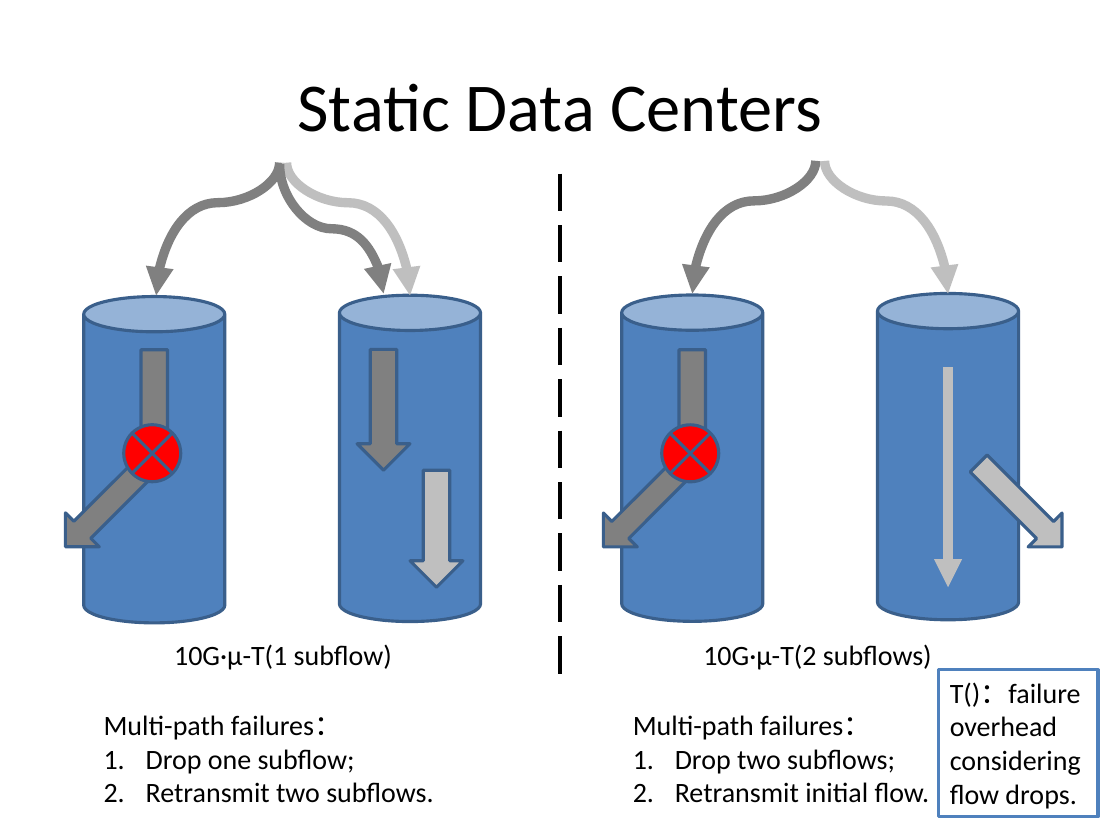
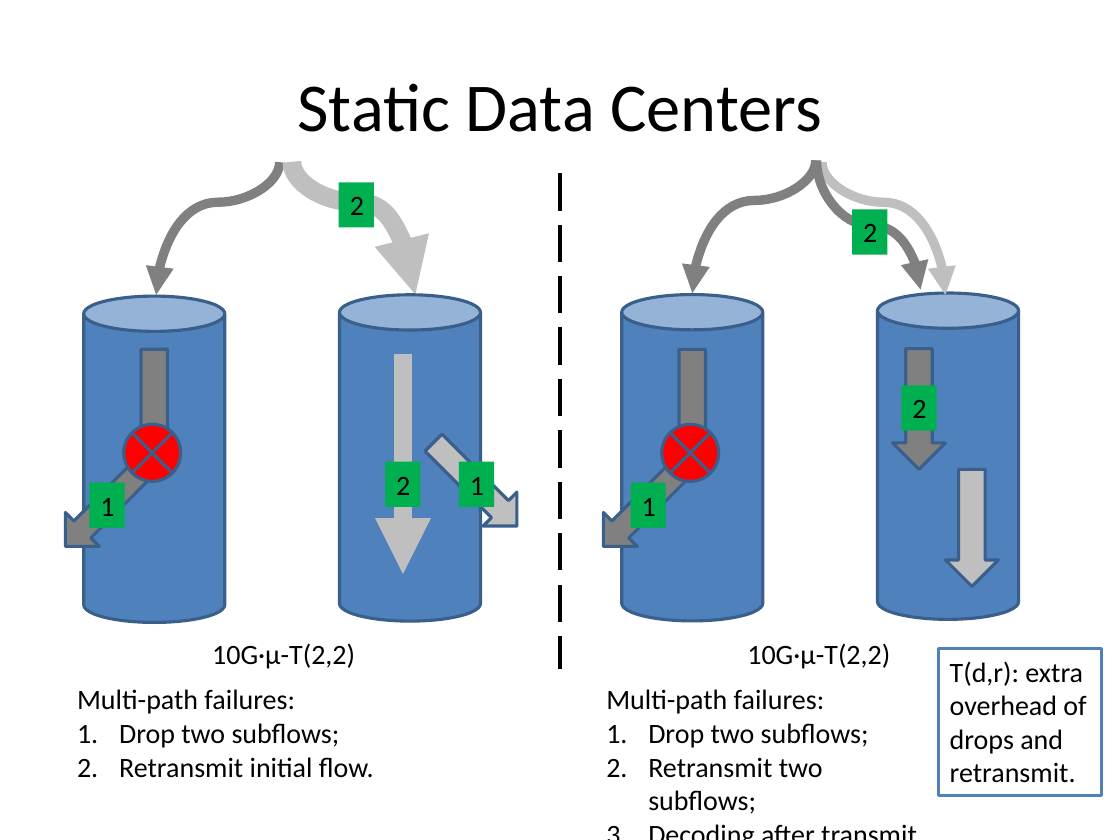
Before and after one commit to yongsen/data_center, a slide deck: slide 3 of Failures Handling for Multi-path TCP in Data Centers.pptx. Drawn at 1120x840 pixels with LibreOffice and Linux fonts; fonts in the diff are those of the drawing. Boxes give left, top, right and bottom in pixels: in the first picture for what was removed or moved away, otherwise in the second. Text is boxed around its words. In the diff, an @@ line names an element or a change of style, - is before the commit and + after.

Commit message:
failures handling for flexible data centers

```diff
--- a/Failures Handling for Multi-path TCP in Data Centers.pptx
+++ b/Failures Handling for Multi-path TCP in Data Centers.pptx
@@ curved arrow moved from (824, 161) - (948, 293) to (292, 161) - (416, 295) @@
@@ curved arrow (292, 161) - (416, 295): stroke #BFBFBF 6 pt to #BFBFBF 12 pt @@
@@ line moved from (560, 174) - (560, 675) to (560, 174) - (560, 670) @@
@@ curved arrow moved from (280, 165) - (384, 293) to (816, 160) - (921, 290) @@
@@ 2 down arrows, 1 curved arrow moved together from (x1=287, y1=162, x2=463, y2=587) to (x1=822, y1=162, x2=998, y2=586) @@
@@ rectangle added at (x1=338, y1=183, x2=373, y2=227), fill #00B050, 18 pt, text #000000 @@
+2
@@ rectangle added at (x1=852, y1=209, x2=887, y2=254), fill #00B050, 18 pt, text #000000 @@
+2
@@ arrow moved from (948, 367) - (948, 587) to (403, 354) - (403, 575) @@
@@ arrow (403, 354) - (403, 575): stroke #BFBFBF 6 pt to #BFBFBF 12 pt @@
@@ rectangle added at (x1=902, y1=385, x2=936, y2=430), fill #00B050, 18 pt, text #000000 @@
+2
@@ down arrow moved from (x1=962, y1=446, x2=1079, y2=563) to (x1=417, y1=426, x2=534, y2=543) @@
@@ rectangle added at (x1=385, y1=461, x2=420, y2=506), fill #00B050, 18 pt, text #000000 @@
+2
@@ rectangle added at (x1=459, y1=461, x2=494, y2=506), fill #00B050, 18 pt, text #000000 @@
+1
@@ rectangle added at (x1=90, y1=483, x2=124, y2=528), fill #00B050, 18 pt, text #000000 @@
+1
@@ rectangle added at (x1=631, y1=483, x2=665, y2=528), fill #00B050, 18 pt, text #000000 @@
+1
@@ text at (x1=212, y1=643, x2=355, y2=669): text changed @@
-10G·μ-T(1 subflow)
+10G·μ-T(2,2)
@@ text at (x1=747, y1=643, x2=890, y2=669): text changed @@
-10G·μ-T(2 subflows)
+10G·μ-T(2,2)
@@ rectangle "T(d,r): extra overhead of drops ..." resized from (x1=939, y1=670, x2=1098, y2=816) to (x1=939, y1=648, x2=1102, y2=795) @@
@@ text at (x1=77, y1=689, x2=374, y2=778): text changed @@
-Multi-path failures：
-1. Drop one subflow;
-2. Retransmit two subflows.
+Multi-path failures:
+1. Drop two subflows;
+2. Retransmit initial flow.
@@ text "Multi-path failures:" moved from (x1=633, y1=715, x2=930, y2=803) to (x1=606, y1=689, x2=869, y2=814) @@
@@ text at (x1=606, y1=689, x2=825, y2=714): text changed @@
-Multi-path failures：
+Multi-path failures:
@@ text in rectangle at (x1=950, y1=661, x2=1086, y2=783): text changed @@
-T()：failure overhead considering flow drops.
+T(d,r): extra overhead of drops and retransmit.
@@ text at (x1=648, y1=757, x2=823, y2=814): text changed @@
-2. Retransmit initial flow.
+2. Retransmit two subflows;
+3. Decoding after transmit.
```
Also in this commit, not shown: 1 other slide changed, 2 slides added, 1 other file.
